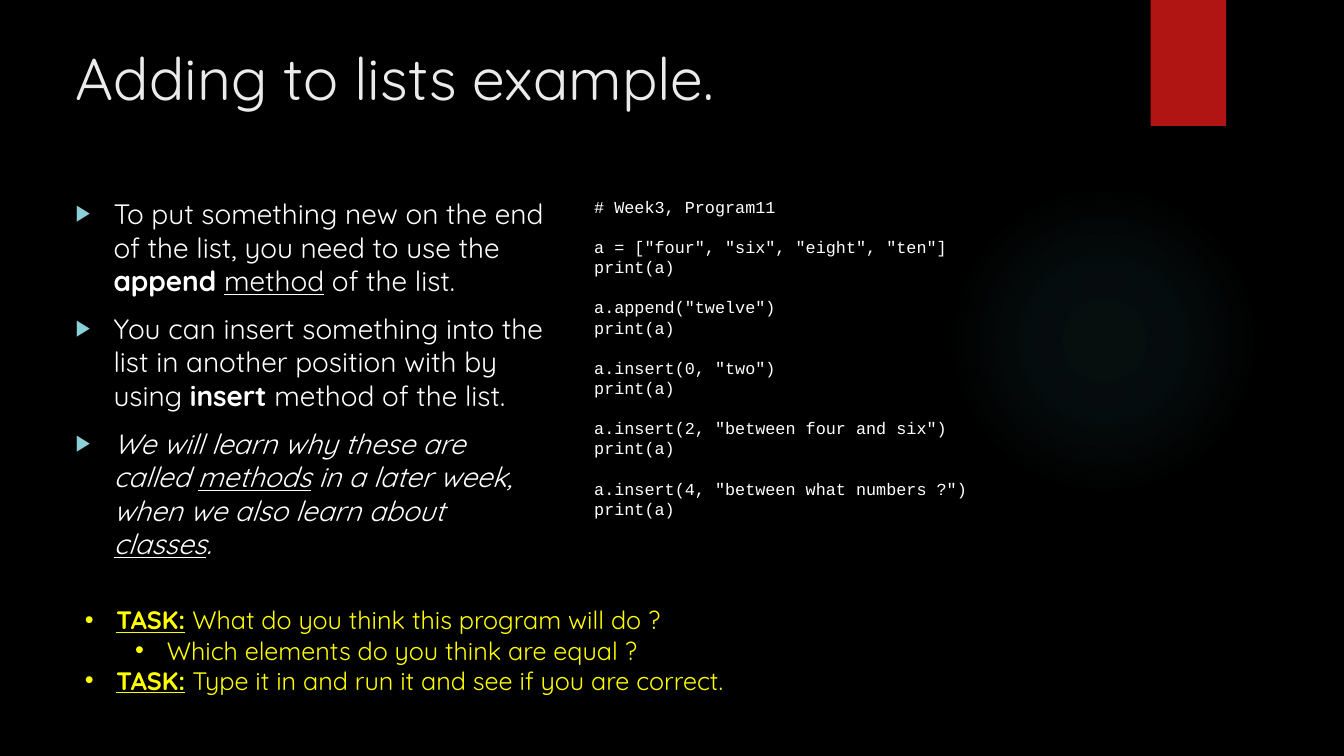
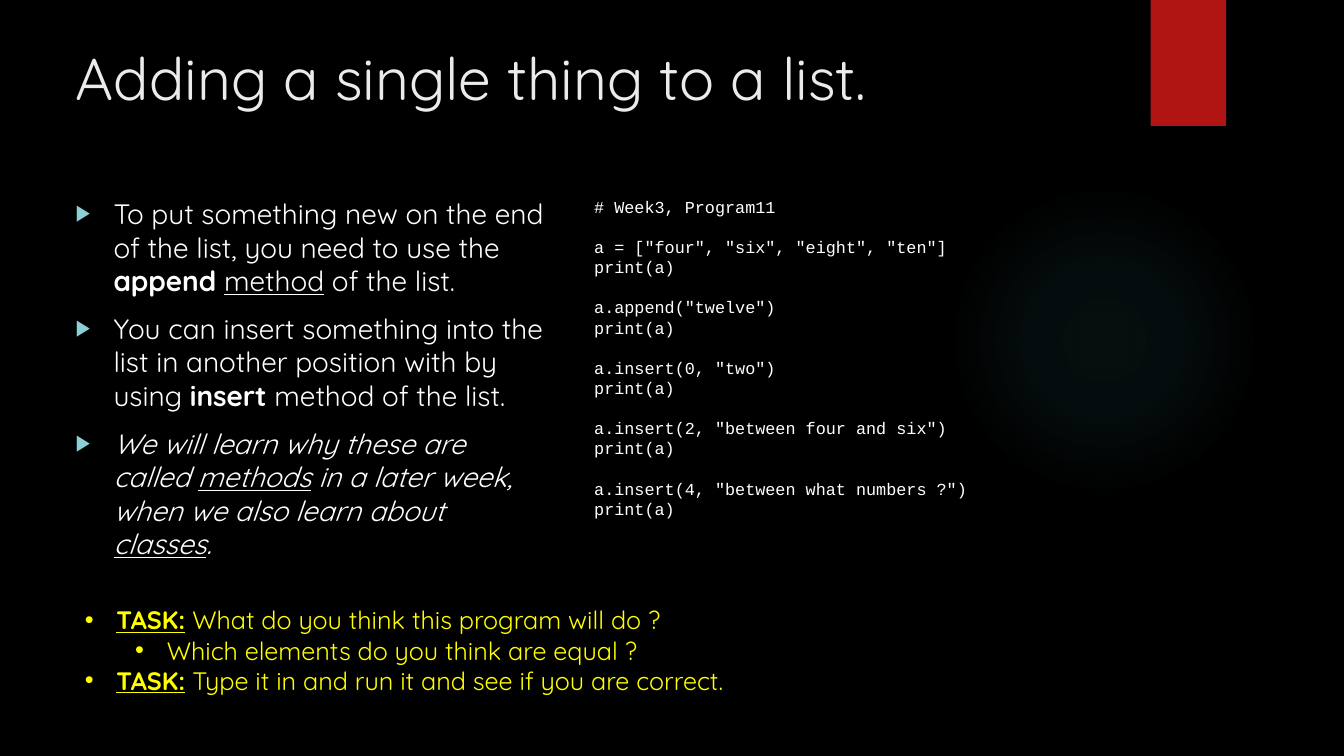
Before and after one commit to davidgroves/DGM_Tutorials, a slide deck: slide 21 of week3/week3.pptx. Drawn at 1344x756 pixels with LibreOffice and Linux fonts; fonts in the diff are those of the drawing; background and template pictures are left out. Boxes give left, top, right and bottom in pixels: in the first picture for what was removed or moved away, otherwise in the second. Text is boxed around its words. In the diff, an @@ line names an element or a change of style, - is before the commit and + after.

```diff
--- a/week3/week3.pptx
+++ b/week3/week3.pptx
@@ title at <box>76,56,866,112</box>: text changed @@
-Adding to lists example.
+Adding a single thing to a list.
```
Also in this commit, not shown: 2 other slides changed, 11 slides added, 11 other files.
